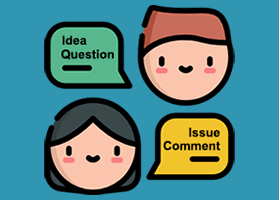
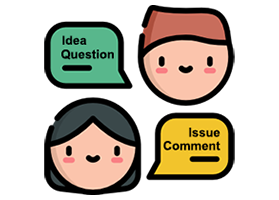
Revision of a layered 279 × 200 image; what changed, layer by layer:
hid "Layer 1" over [0, 0, 279, 200]
